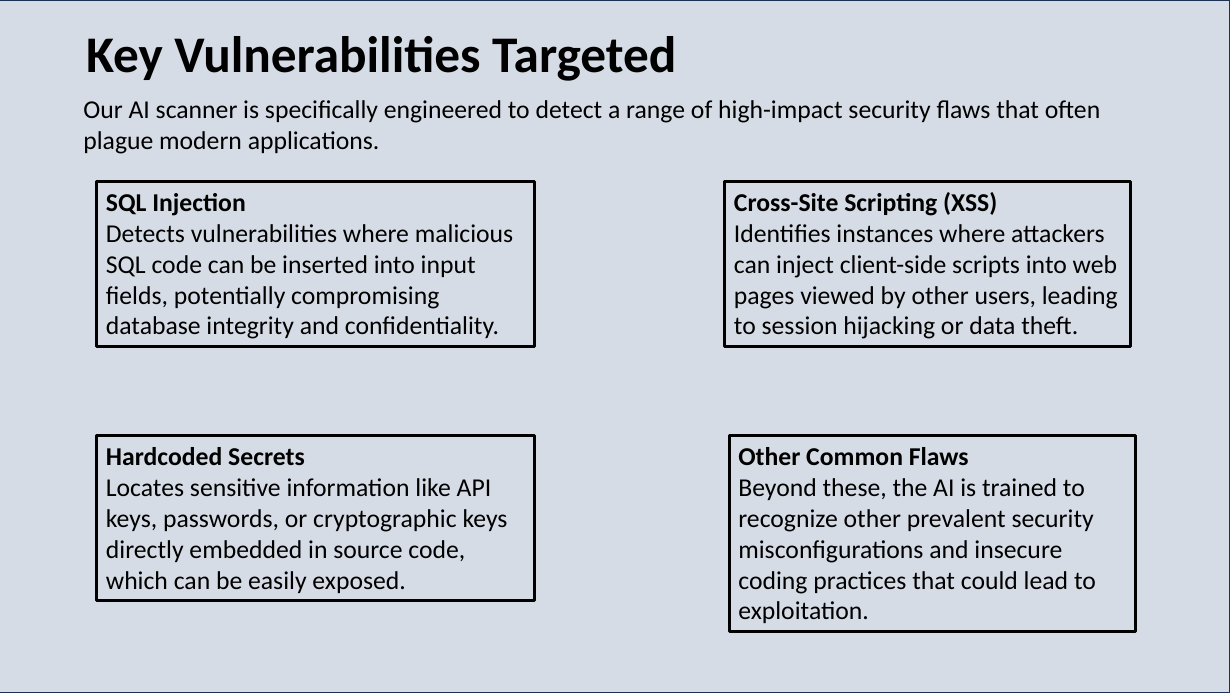
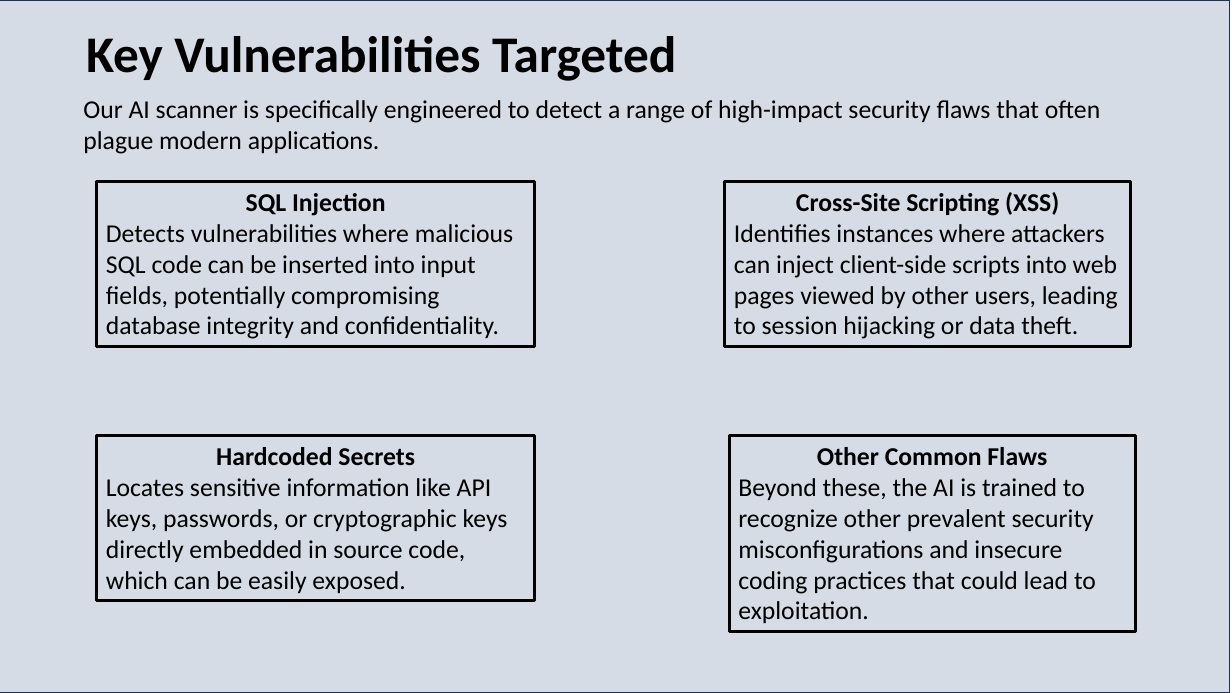
Before and after one commit to fardeen-codes07/Smart-Code-vulnerablilty-Triage-System, a slide deck: slide 6 of SOURCE CODE SCANNER PPT.pptx (slide 4 before the commit). Drawn at 1232x693 pixels with LibreOffice and Linux fonts; fonts in the diff are those of the drawing. Boxes give left, top, right and bottom in pixels: in the first picture for what was removed or moved away, otherwise in the second. Text is boxed around its words. In the diff, an @@ line names an element or a change of style, - is before the commit and + after.

```diff
--- a/SOURCE CODE SCANNER PPT.pptx
+++ b/SOURCE CODE SCANNER PPT.pptx
@@ text in rectangle at [246, 193, 386, 216]: alignment left to centre @@
@@ text in rectangle at [796, 192, 1059, 216]: alignment left to centre @@
@@ text in rectangle at [216, 447, 415, 465]: alignment left to centre @@
@@ text in rectangle at [817, 447, 1047, 465]: alignment left to centre @@
```
Also in this commit, not shown: 6 other slides changed, 3 slides added.
